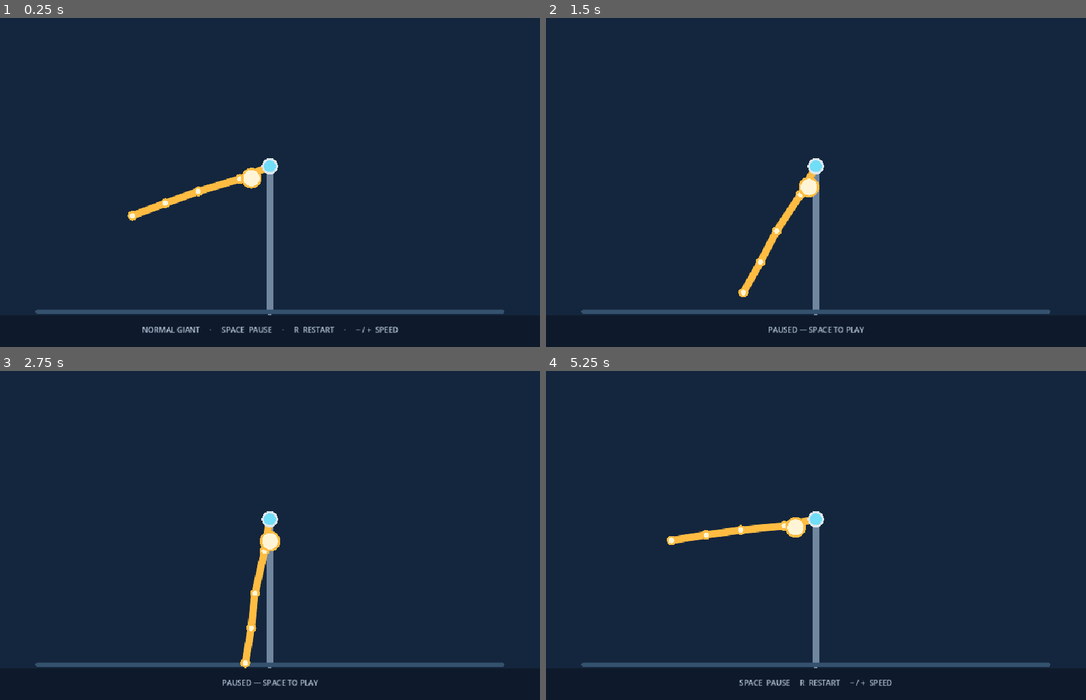
Above: before the commit, frames 1-4 (two rows, left to right).
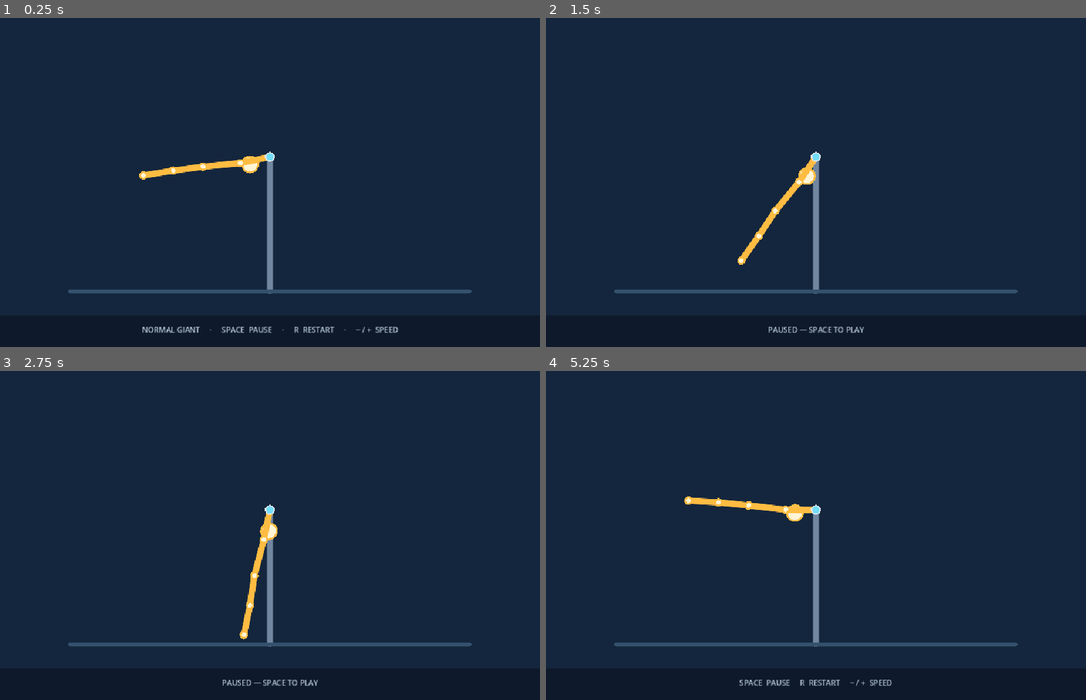
Above: after the commit, the same moments.

Repository: waynelaker/Stick-
Game: Godot game, scene res://main.tscn
Same seed, same stepped clock (60 frames per second), same inputs: the game is played once before the commit and once after it.
Inputs:
- Up to frame 1 (0.25 s): no input
- Up to frame 2 (1.5 s): tap Enter at 0.5 s; hold Space (release_catch) 0.53-1.28 s; tap R (restart) at 1.25 s; tap Space (release_catch) at 1.35 s
- Up to frame 3 (2.75 s): tap R (restart) at 2 s; hold Space (release_catch) from 2.03 s (still down)
- Up to frame 4 (5.25 s): tap R (restart) at 2.75, 3.5, 4.25 s; release Space (release_catch) at 2.78 s; tap Space (release_catch) at 2.85, 4.35 s; hold Space (release_catch) 3.53-4.28 s; hold Space (release_catch) from 5.03 s (still down)

The runs differ from the first frame. In frame 1, 3.4% of the frame differs, in the area x 6-94%, y 40-91%; in frame 2, 3.3%; in frame 3, 2.9%; in frame 4, 3.4%, in the area x 6-94%, y 38-91%.

Commit message:
tweaked visuals and speed

Diff:
--- a/scripts/authored_skills.gd
+++ b/scripts/authored_skills.gd
@@ -4,8 +4,8 @@
 # Faithful port of the TypeScript GME movement representation. A pose is six
 # joint positions; playback interpolates articulated bone angles, not raw XY.
 const GIANT_DURATION := TAU
-const HIGH_BAR := Vector2(500.0, 275.0)
-const ARM := 60.0
+const HIGH_BAR := Vector2(500.0, 255.0)
+const ARM := 65.0
 const TORSO := 80.0
 const THIGH := 65.0
 const SHIN := 65.0
--- a/scripts/gymnast.gd
+++ b/scripts/gymnast.gd
@@ -11,6 +11,8 @@
 const HAND := Color("#ff7b54")
 const BAR := Color("#72ddf7")
 const BAR_STROKE := Color("#dce7ed")
+const SCENE_SCALE := 0.86
+const SCENE_CENTER := Vector2(500.0, 275.0)
 
 var skill := AuthoredSkills.normal_giant()
 var skill_time := 0.0
@@ -26,7 +28,8 @@
 	if playing:
 		# Direct port: fast through bottom, slow and measured near handstand.
 		var bottom_speed_bias := 0.38 + 0.82 * ((1.0 + cos(skill_time)) / 2.0)
-		skill_time += delta * 4.2 * speed * bottom_speed_bias
+		# Calibrated so the former 1.2× playback is now the natural 1.0× rate.
+		skill_time += delta * 5.04 * speed * bottom_speed_bias
 		pose = AuthoredSkills.sample_skill(skill, skill_time)
 		queue_redraw()
 
@@ -39,18 +42,25 @@
 func _draw() -> void:
 	# The TypeScript scene's SVG viewBox is exactly 1000 x 550.
 	draw_rect(Rect2(0, 0, 1000, 550), BACKGROUND)
-	_draw_round_line(Vector2(500, 275), Vector2(500, 545), UPRIGHT, 12.0)
+	# Scale the whole authored composition around the stage centre. Canvas
+	# transforms also scale line widths and joint radii, preserving proportions.
+	var scale_offset := SCENE_CENTER * (1.0 - SCENE_SCALE)
+	draw_set_transform(scale_offset, 0.0, Vector2.ONE * SCENE_SCALE)
+	_draw_round_line(AuthoredSkills.HIGH_BAR, Vector2(500, 545), UPRIGHT, 12.0)
 	_draw_round_line(Vector2(70, 545), Vector2(930, 545), FLOOR, 8.0)
+	# Head is behind the articulated chain so the near arm crosses in front.
+	_draw_stroked_circle(pose.head, 17.0, JOINT, BONE, 4.0)
 	for bone in AuthoredSkills.CHAIN:
 		_draw_round_line(pose[bone[0]], pose[bone[1]], BONE, 13.0)
-	for joint_name in ["hand", "shoulder", "hip", "knee", "ankle", "head"]:
-		var radius := 17.0 if joint_name == "head" else 7.0
+	for joint_name in ["hand", "shoulder", "hip", "knee", "ankle"]:
+		var radius := 7.0
 		if joint_name == "hand":
 			_draw_stroked_circle(pose[joint_name], radius, HAND, JOINT, 3.0)
 		else:
 			_draw_stroked_circle(pose[joint_name], radius, JOINT, BONE, 4.0)
 	# Edge-on bar overlay remains in front of the grip, exactly as in renderer.ts.
-	_draw_stroked_circle(AuthoredSkills.HIGH_BAR, 13.0, BAR, BAR_STROKE, 4.0)
+	_draw_stroked_circle(AuthoredSkills.HIGH_BAR, 9.0, BAR, BAR_STROKE, 3.0)
+	draw_set_transform(Vector2.ZERO, 0.0, Vector2.ONE)
 
 func _draw_round_line(from: Vector2, to: Vector2, color: Color, width: float) -> void:
 	draw_line(from, to, color, width, true)
Not shown, changed: GME_PORT_NOTES.md
